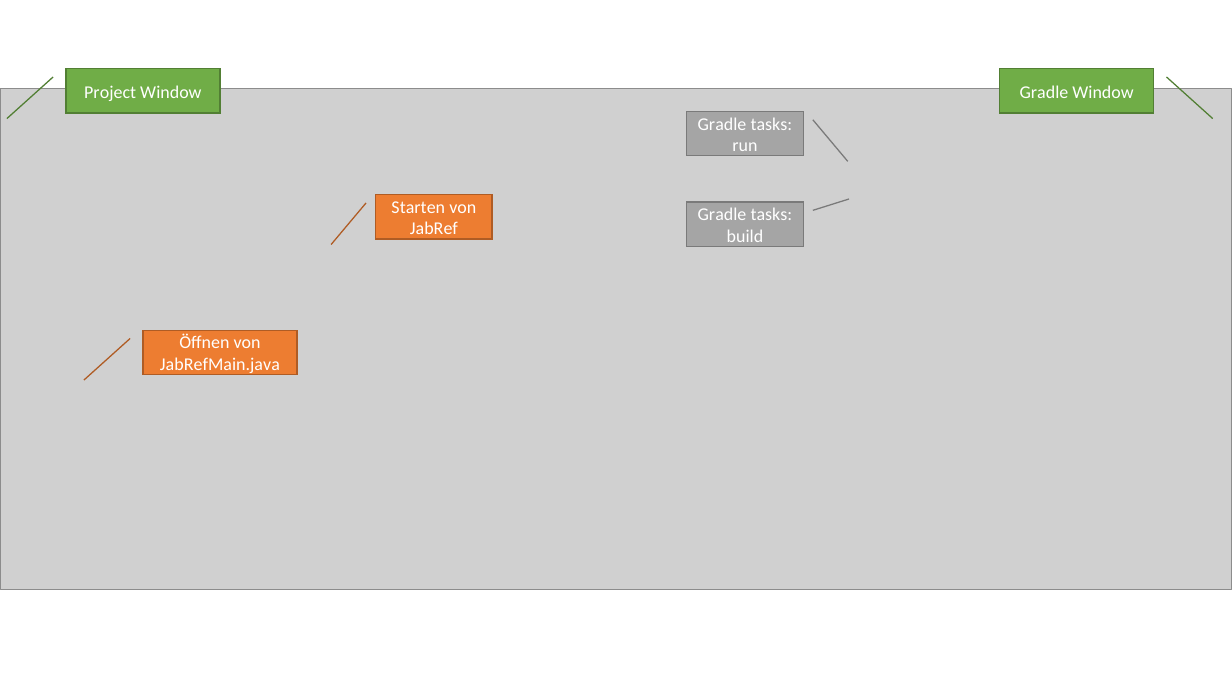
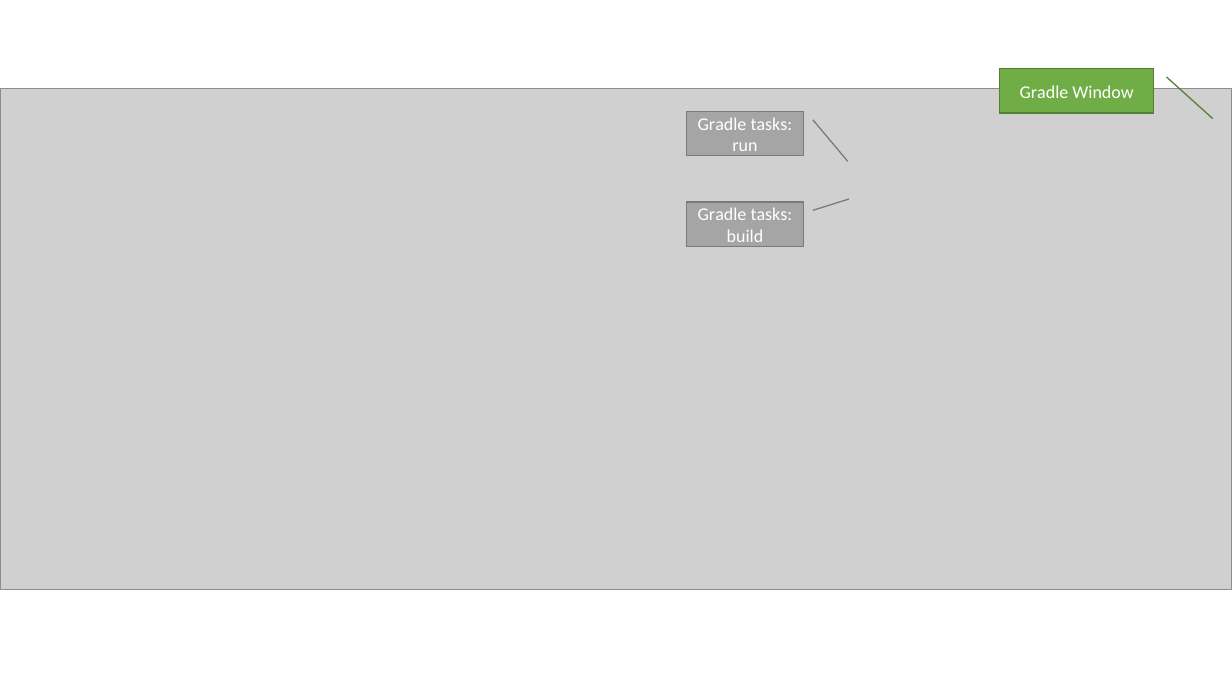
Before and after one commit to unibas-marcelluethi/software-engineering, a slide deck: slide 1 of docs/exercises/images/graphics.pptx. Drawn at 1232x693 pixels with LibreOffice and Linux fonts; fonts in the diff are those of the drawing; grey boxes stand for pictures. Boxes give left, top, right and bottom in pixels: in the first picture for what was removed or moved away, otherwise in the second. Text is boxed around its words. In the diff, an @@ line names an element or a change of style, - is before the commit and + after.

Commit message:
added intellij workaround and java setup to setup document

```diff
--- a/docs/exercises/images/graphics.pptx
+++ b/docs/exercises/images/graphics.pptx
@@ border callout removed at (x1=66, y1=68, x2=220, y2=113) @@
-Project Window
@@ border callout removed at (x1=376, y1=195, x2=493, y2=239) @@
-Starten von JabRef
@@ border callout removed at (x1=143, y1=330, x2=298, y2=374) @@
-Öffnen von JabRefMain.java
```
Also in this commit, not shown: 3 slides added, 3 other files.
